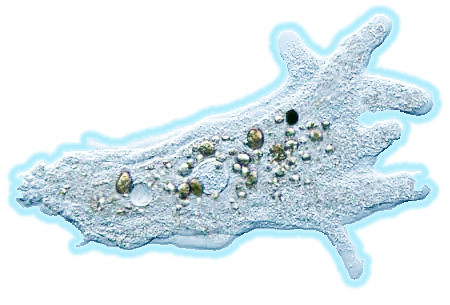
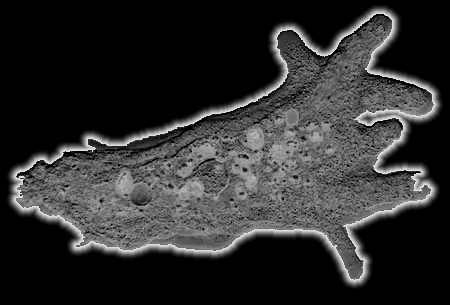
Layer changes from the first 450 × 305 image to the second:
removed layer "Layer 2" over [left=16, top=14, right=434, bottom=280]
added layer "Black & White 1" above "Color Fill 1" over [left=6, top=4, right=444, bottom=290]
